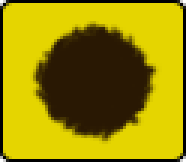
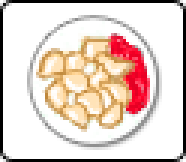
Layers edited between the first and the second 186px x 162px image:
hid group "grillet-meat-empty" (3 layers) over (x1=0, y1=0, x2=186, y2=162)
renamed "Слой 4 (копия)" to "Слой 5 (копия)", painted on it over (x1=30, y1=21, x2=162, y2=147)
renamed "Слой 4" to "Слой 5", painted on it over (x1=33, y1=21, x2=156, y2=141)
removed layer "Слой 2" from group "grillet-meat-" over (x1=33, y1=24, x2=162, y2=138)
removed layer "Слой 1" from group "grillet-meat-" over (x1=30, y1=21, x2=159, y2=147)
removed layer "Слой 3" from group "grillet-meat-" over (x1=36, y1=21, x2=159, y2=141)
